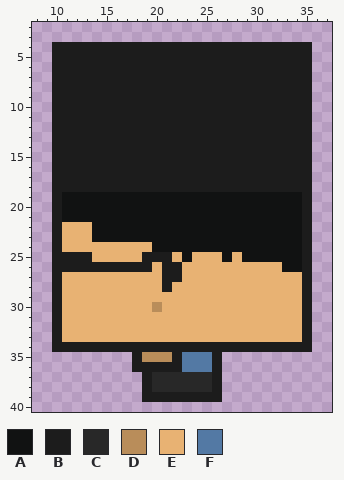
Pixel-art sprite -- img/character_left.png. The first picture shows the starting point.
The file is 45x54 pixels. Colours within 5 levels of each other are drawn and written as one. Shown: x 8..37, y 2..40.
Palette (. is transparent): A #111212  B #1c1c1c  C #282828  D #b98d5a  E #e8b273  F #5379a4
Pixels before, first column x 10:
 4 BBBBBBBBBBBBBBBBBBBBBBBBBB
 5 BBBBBBBBBBBBBBBBBBBBBBBBBB
 6 BBBBBBBBBBBBBBBBBBBBBBBBBB
 7 BBBBBBBBBBBBBBBBBBBBBBBBBB
 8 BBBBBBBBBBBBBBBBBBBBBBBBBB
 9 BBBBBBBBBBBBBBBBBBBBBBBBBB
10 BBBBBBBBBBBBBBBBBBBBBBBBBB
11 BBBBBBBBBBBBBBBBBBBBBBBBBB
12 BBBBBBBBBBBBBBBBBBBBBBBBBB
13 BBBBBBBBBBBBBBBBBBBBBBBBBB
14 BBBBBBBBBBBBBBBBBBBBBBBBBB
15 BBBBBBBBBBBBBBBBBBBBBBBBBB
16 BBBBBBBBBBBBBBBBBBBBBBBBBB
17 BBBBBBBBBBBBBBBBBBBBBBBBBB
18 BBBBBBBBBBBBBBBBBBBBBBBBBB
19 BAAAAAAAAAAAAAAAAAAAAAAAAB
20 BAAAAAAAAAAAAAAAAAAAAAAAAB
21 BAAAAAAAAAAAAAAAAAAAAAAAAB
22 BEEEAAAAAAAAAAAAAAAAAAAAAB
23 BEEEAAAAAAAAAAAAAAAAAAAAAB
24 BEEEEEEEEEAAAAAAAAAAAAAAAB
25 BBBBEEEEEBBBEAEEEAEAAAAAAB
26 BBBBBBBBBBEBBEEEEEEEEEEAAB
27 BEEEEEEEEEEBBEEEEEEEEEEEEB
28 BEEEEEEEEEEBEEEEEEEEEEEEEB
29 BEEEEEEEEEEEEEEEEEEEEEEEEB
30 BEEEEEEEEEDEEEEEEEEEEEEEEB
31 BEEEEEEEEEEEEEEEEEEEEEEEEB
32 BEEEEEEEEEEEEEEEEEEEEEEEEB
33 BEEEEEEEEEEEEEEEEEEEEEEEEB
34 BBBBBBBBBBBBBBBBBBBBBBBBBB
35 ........BDDDBFFFB.........
36 ........BBBBBFFFB.........
37 .........BCCCCCCB.........
38 .........BCCCCCCB.........
39 .........BBBBBBBB.........
Now the later version:
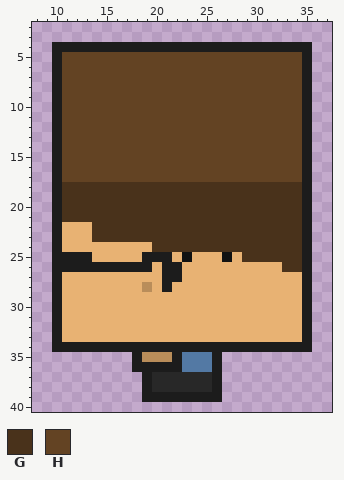
Colours new in this view: G #49321b  H #634323
The edit:
Changed rows in their new state; - is an unchanged pixel.
first column x 11:
 5 HHHHHHHHHHHHHHHHHHHHHHHH
 6 HHHHHHHHHHHHHHHHHHHHHHHH
 7 HHHHHHHHHHHHHHHHHHHHHHHH
 8 HHHHHHHHHHHHHHHHHHHHHHHH
 9 HHHHHHHHHHHHHHHHHHHHHHHH
10 HHHHHHHHHHHHHHHHHHHHHHHH
11 HHHHHHHHHHHHHHHHHHHHHHHH
12 HHHHHHHHHHHHHHHHHHHHHHHH
13 HHHHHHHHHHHHHHHHHHHHHHHH
14 HHHHHHHHHHHHHHHHHHHHHHHH
15 HHHHHHHHHHHHHHHHHHHHHHHH
16 HHHHHHHHHHHHHHHHHHHHHHHH
17 HHHHHHHHHHHHHHHHHHHHHHHH
18 GGGGGGGGGGGGGGGGGGGGGGGG
19 GGGGGGGGGGGGGGGGGGGGGGGG
20 GGGGGGGGGGGGGGGGGGGGGGGG
21 GGGGGGGGGGGGGGGGGGGGGGGG
22 ---GGGGGGGGGGGGGGGGGGGGG
23 ---GGGGGGGGGGGGGGGGGGGGG
24 ---------GGGGGGGGGGGGGGG
25 ------------------GGGGGG
26 ----------------------GG
28 --------D---------------
30 ---------E--------------
Boxes around the changes in both pictures, in picture pixels (x1, y1, x2, y2):
changed: (62, 52, 302, 312)
